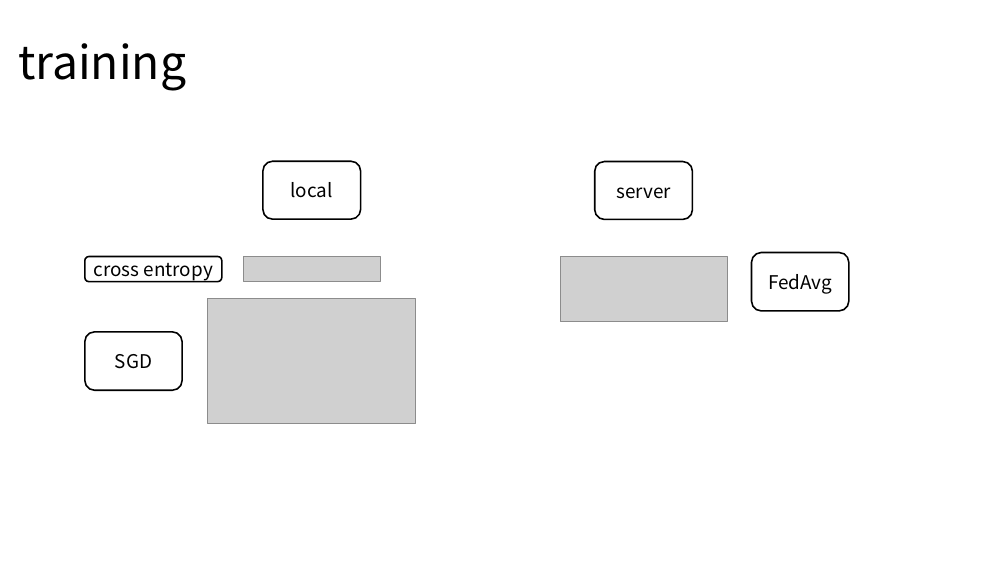
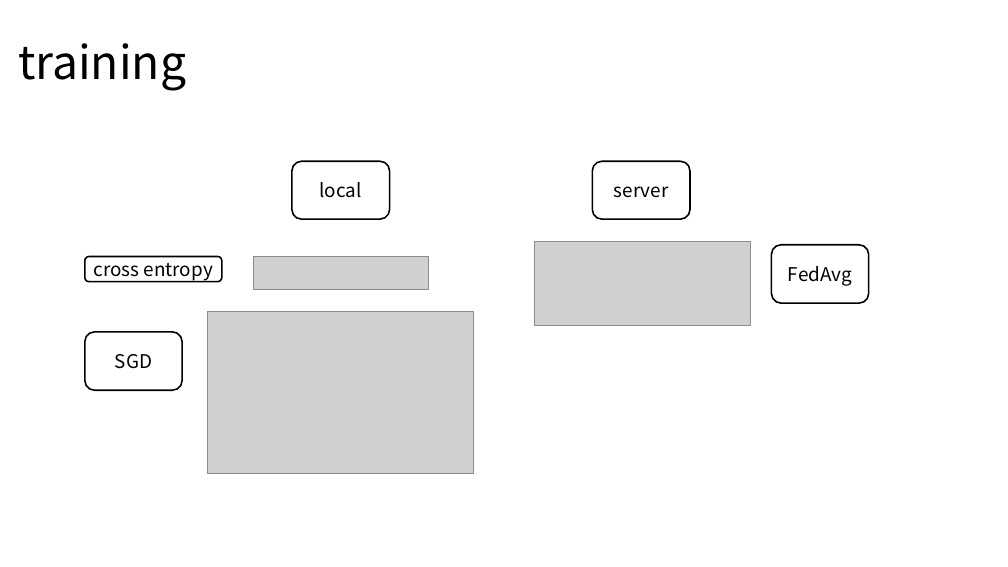
Before and after one commit to topaz11100/icon_semina, a slide deck: slide 14 of 0311/세미나발표.pptx (slide 11 before the commit). Drawn at 1008x567 pixels with LibreOffice and Linux fonts; fonts in the diff are those of the drawing; grey boxes stand for pictures. Boxes give left, top, right and bottom in pixels: in the first picture for what was removed or moved away, otherwise in the second. Text is boxed around its words. In the diff, an @@ line names an element or a change of style, - is before the commit and + after.

```diff
--- a/0311/세미나발표.pptx
+++ b/0311/세미나발표.pptx
@@ rounded rectangle "local": place and size @@
-rounded rectangle "local" at box(263, 161, 361, 219)
+rounded rectangle "local" at box(292, 161, 389, 219)
@@ picture: place and size @@
-picture at box(243, 256, 380, 281)
+picture at box(253, 256, 429, 289)
@@ picture: place and size @@
-picture at box(560, 256, 727, 321)
+picture at box(535, 241, 751, 326)
@@ rounded rectangle "FedAvg": place and size @@
-rounded rectangle "FedAvg" at box(752, 253, 849, 311)
+rounded rectangle "FedAvg" at box(771, 245, 869, 303)
@@ picture: place and size @@
-picture at box(208, 299, 416, 424)
+picture at box(208, 311, 474, 473)
```
Also in this commit, not shown: 7 other slides changed, 9 slides added, 3 slides removed.
